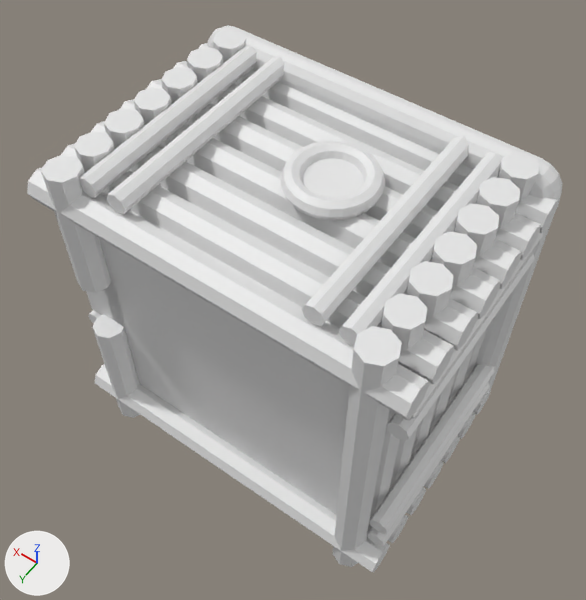
The OBJ model landstalker/data/proxies/house_592_a.obj as it was, and as the next commit left it.
Both versions are drawn from a 50 mm lens placed at (265.0, 65.2, 612.6), pointed at (331.7, -28.2, 465.9). Arrows for +X, +Y and +Z are at lower left; the lights stay in place. The first picture is the older version. Where no turn or scale is listed for an object, it has been applied to the vertices.

Objects in the first picture: 'house_592_a'.
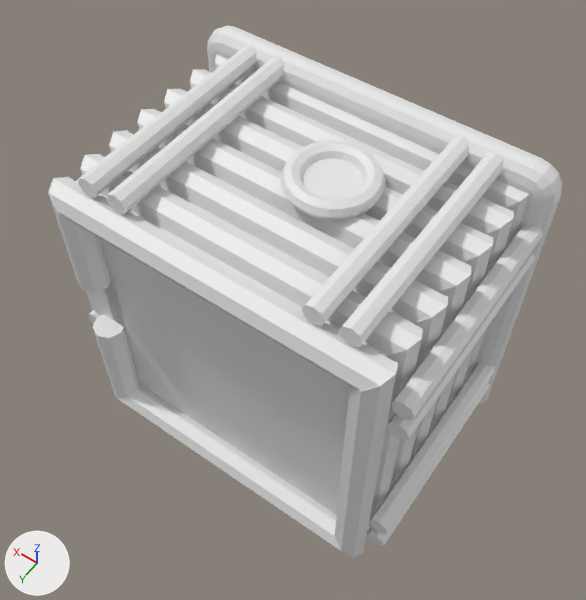
Pixel boxes [x1, y1, x2, y2] of what changed, in the pictures (586 x 600 px):
```json
{"object": "house_592_a", "change": "reshaped", "before": [27, 25, 562, 572], "after": [48, 25, 562, 558]}
{"part": 1, "of": "me_house_592_a", "change": "rebuilt", "before": [91, 121, 478, 350], "after": [110, 131, 447, 323], "on screen": "13% narrower, 16% shorter"}
{"part": 2, "of": "me_house_592_a", "change": "rebuilt", "before": [368, 515, 408, 543], "on screen": "not visible afterwards"}
{"part": 3, "of": "me_house_592_a", "change": "rebuilt", "before": [174, 61, 541, 260], "after": [190, 70, 513, 234], "on screen": "12% narrower, 18% shorter"}
{"part": 4, "of": "me_house_592_a", "change": "rebuilt", "before": [27, 167, 429, 420], "after": [49, 178, 397, 391], "on screen": "13% narrower, 16% shorter"}
{"part": 5, "of": "me_house_592_a", "change": "added", "after": [137, 109, 471, 462]}
{"part": 6, "of": "me_house_592_a", "change": "added", "after": [164, 89, 493, 434]}
{"part": 7, "of": "me_house_592_a", "change": "added", "after": [189, 69, 514, 408], "on screen": "mostly hidden"}
{"part": 8, "of": "me_house_592_a", "change": "added", "after": [215, 55, 529, 383], "on screen": "mostly hidden"}
{"part": 9, "of": "me_house_592_a", "change": "cut back", "before": [41, 29, 560, 572], "after": [48, 105, 448, 558]}
```

Edits to the scene script, one JSON object a line:
```json
{"block": "me_house_592_a", "where": "# used by ob_house_592_a; location = (0.0, 0.0, 0.0)"}
{"op": "remove", "block": "me_house_592_a", "code": "me_house_592_a.from_pydata(...)  # 3748 vertices, 7164 faces; spans x 287.0..369.0, y -86.2..5.2, z 431.0..513.0"}
{"op": "add", "block": "me_house_592_a", "code": "me_house_592_a.from_pydata(...)  # 3620 vertices, 7068 faces; spans x 287.0..369.0, y -86.2..5.2, z 431.0..513.0"}
{"block": "me_house_592_a", "change": "me_house_592_a part 1: the loose piece of 16 vertices spanning x 287.0..369.0, y -18.0..-11.0, z 501.5..508.5 is rebuilt with 16 vertices and now spans x 291.5..364.5, y -18.0..-11.0, z 501.5..508.5"}
{"block": "me_house_592_a", "change": "me_house_592_a part 2: the loose piece of 16 vertices spanning x 287.0..369.0, y -10.2..-2.8, z 435.3..442.7 is rebuilt with 16 vertices and now spans x 291.3..364.7, y -10.2..-2.8, z 435.3..442.7"}
{"block": "me_house_592_a", "change": "me_house_592_a part 3: the loose piece of 16 vertices spanning x 287.0..369.0, y -42.0..-35.0, z 501.5..508.5 is rebuilt with 16 vertices and now spans x 291.5..364.5, y -42.0..-35.0, z 501.5..508.5"}
{"block": "me_house_592_a", "change": "me_house_592_a part 4: the loose piece of 16 vertices spanning x 287.0..369.0, y -2.0..5.0, z 501.5..508.5 is rebuilt with 16 vertices and now spans x 291.5..364.5, y -2.0..5.0, z 501.5..508.5"}
{"block": "me_house_592_a", "change": "me_house_592_a part 5: a new loose piece of 32 vertices spanning x 291.3..364.7, y -26.2..-18.8, z 435.3..508.7"}
{"block": "me_house_592_a", "change": "me_house_592_a part 6: a new loose piece of 32 vertices spanning x 291.3..364.7, y -34.2..-26.8, z 435.3..508.7"}
{"block": "me_house_592_a", "change": "me_house_592_a part 7: a new loose piece of 32 vertices spanning x 291.3..364.7, y -42.2..-34.8, z 435.3..508.7"}
{"block": "me_house_592_a", "change": "me_house_592_a part 8: a new loose piece of 32 vertices spanning x 291.5..364.5, y -50.0..-43.0, z 435.5..508.5"}
{"block": "me_house_592_a", "change": "me_house_592_a part 9: 12 vertices moved from x 358.5..364.7, y -30.5..1.5, z 431.0..513.0 to x 358.5..363.6, y -33.0..4.1, z 436.4..507.6; 372 vertices removed from x 287.0..369.0, y -50.0..5.2, z 431.0..513.0; 116 vertices added at x 291.3..364.7, y -34.0..5.2, z 435.3..508.7"}
```
